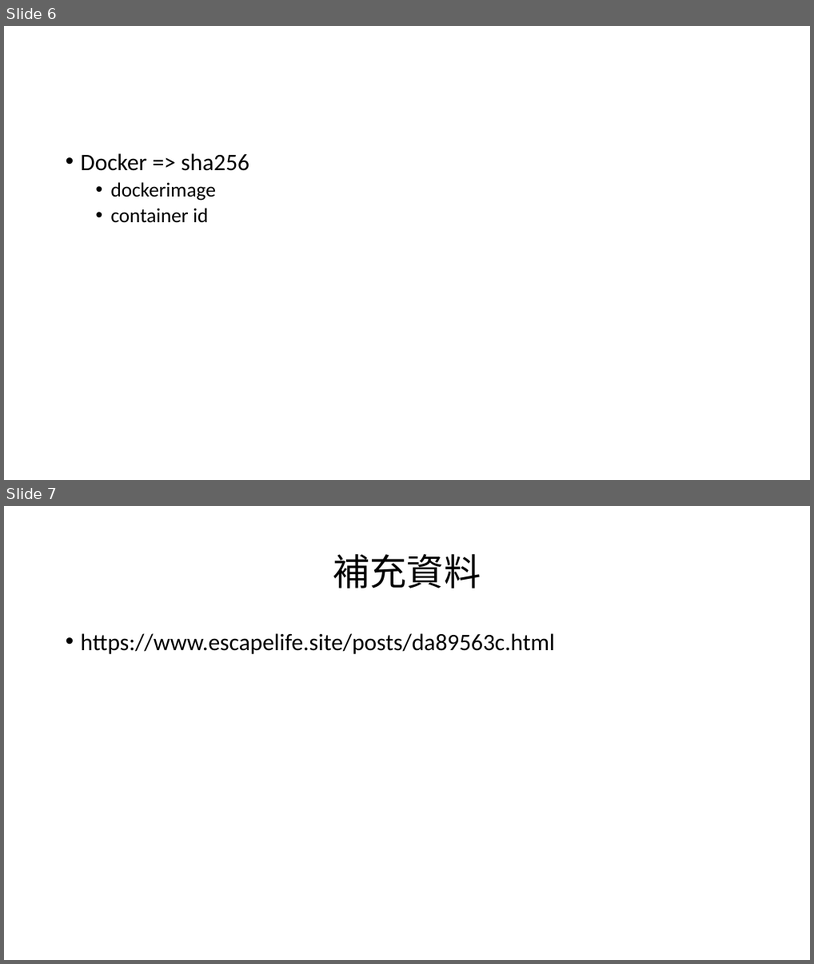
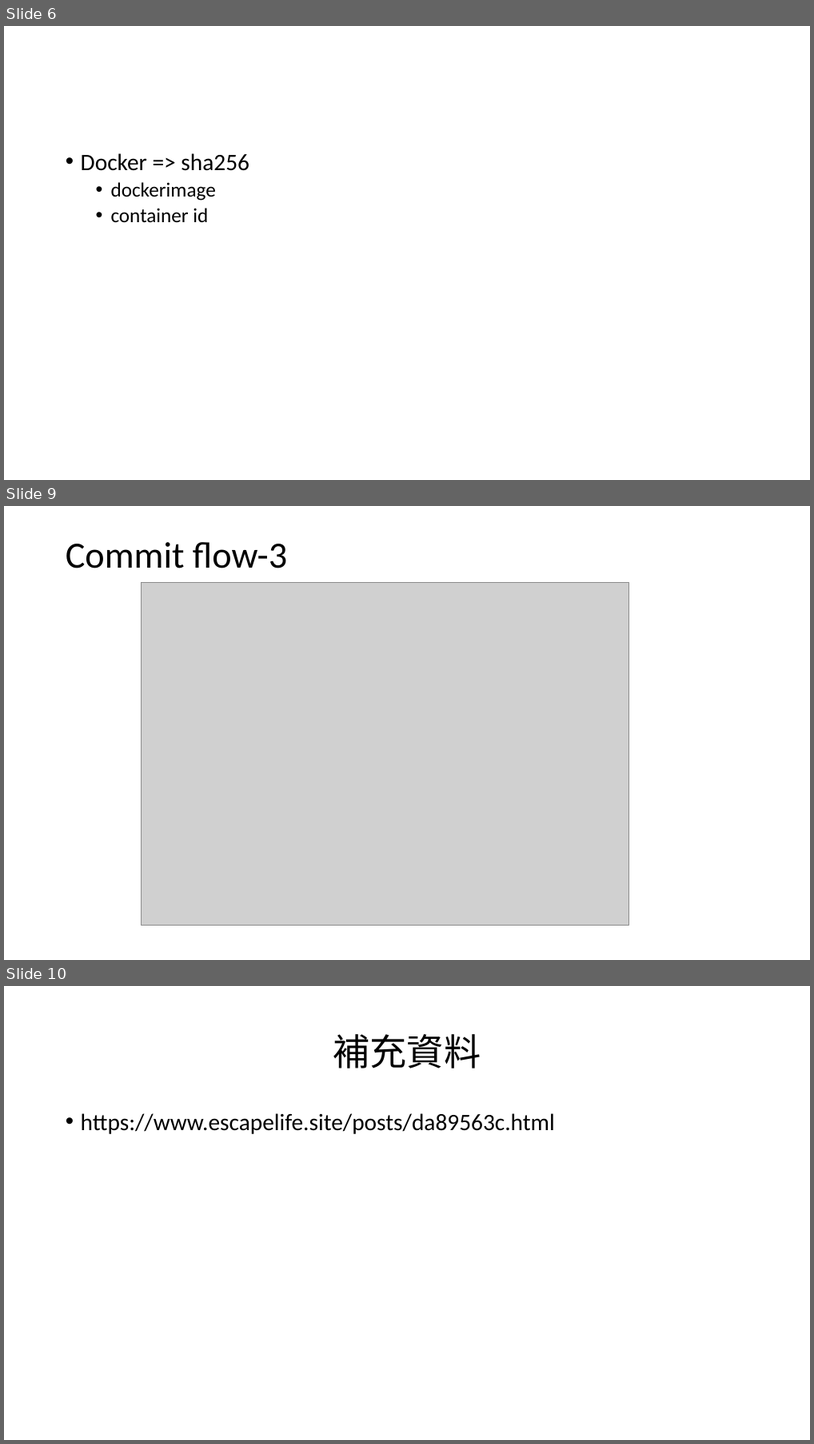
Before and after one commit to PaulHuang1/Git-CI-CD, a slide deck: Git_GitHub_GitLab 完全教程.pptx. Shown one above the other, each under a label of ours: slides 6 and 7 before the commit, slides 6, 9 and 10 after it; the slides between them are not shown. The pictures are 814x964 and 814x1444 pixels, drawn with LibreOffice and Linux fonts; fonts in the diff are those of the drawing; grey boxes stand for pictures. Boxes give left, top, right and bottom in pixels: in the first picture for what was removed or moved away, otherwise in the second. Text is boxed around its words. In the diff, an @@ line names an element or a change of style, - is before the commit and + after.

```diff
--- a/Git_GitHub_GitLab 完全教程.pptx
+++ b/Git_GitHub_GitLab 完全教程.pptx
@@ slide 9 added at (x1=4, y1=506, x2=810, y2=960), background #FFFFFF @@
@@ title added at (x1=66, y1=542, x2=287, y2=568), 44 pt, text #000000 @@
+Commit flow-3
@@ picture added at (x1=142, y1=583, x2=629, y2=924) @@
@@ what was slide 7 is now slide 10 @@
```
Also in this commit, not shown: 2 other slides added.
